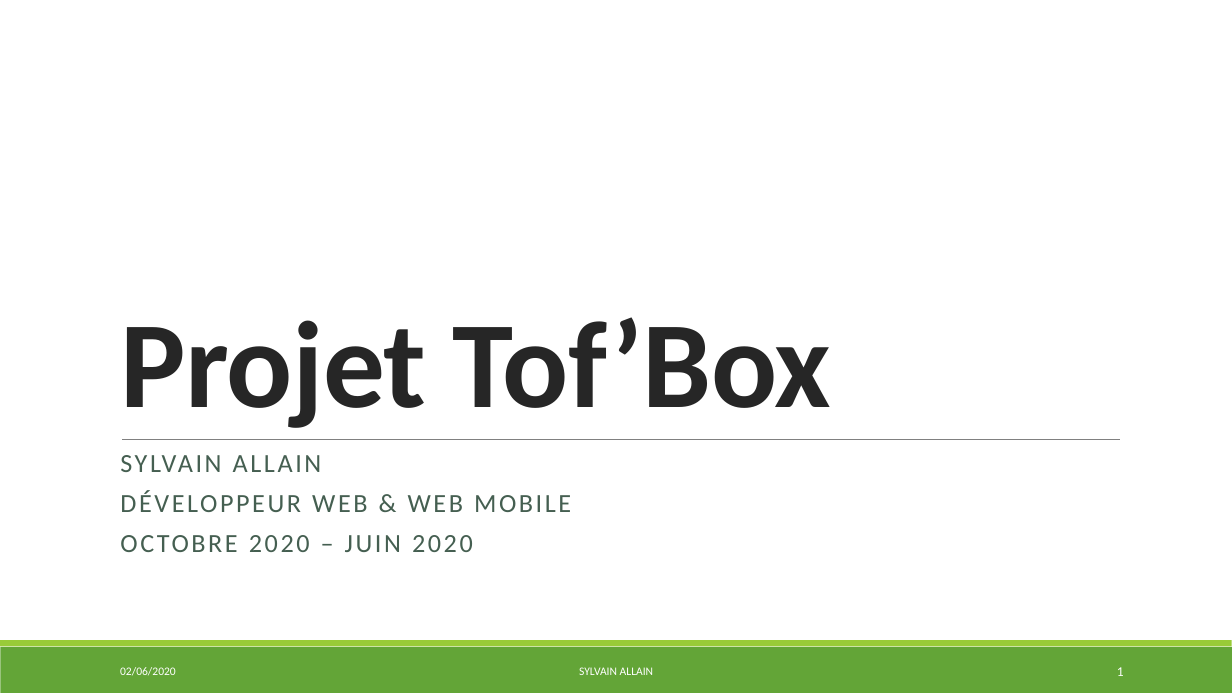
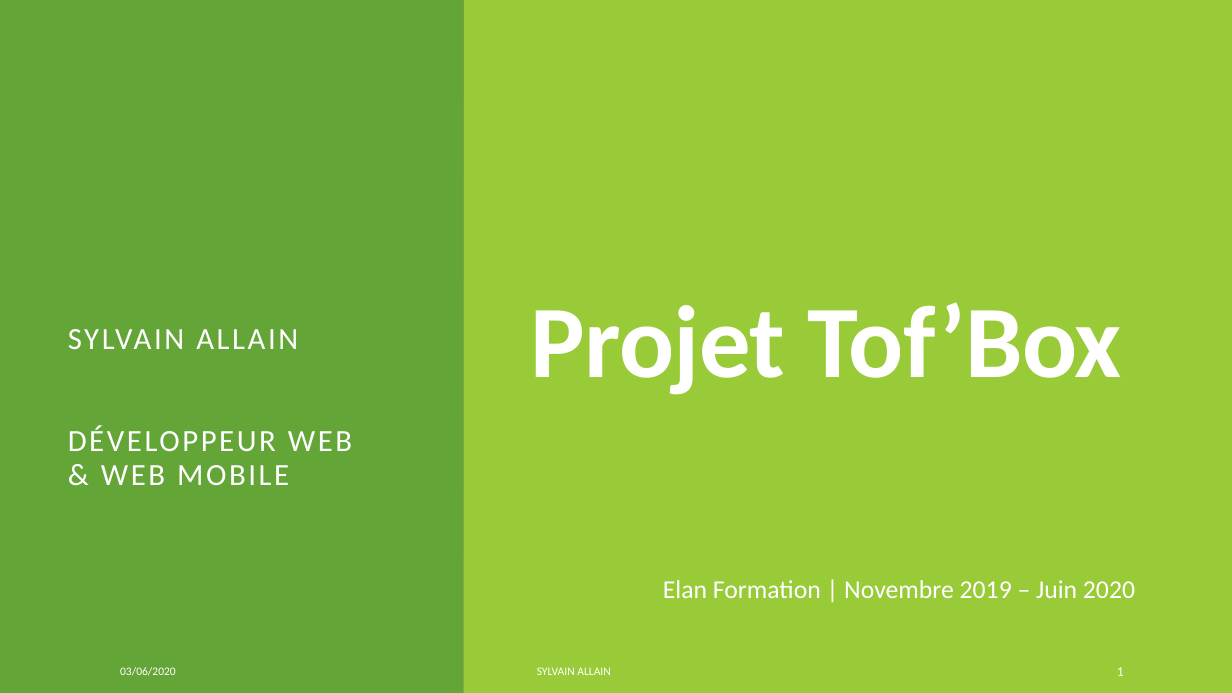
Before and after one commit to S2LF/ProjetPro, a slide deck: slide 1 of ProjetTof’Box.pptx. Drawn at 1232x693 pixels with LibreOffice and Linux fonts; fonts in the diff are those of the drawing. Boxes give left, top, right and bottom in pixels: in the first picture for what was removed or moved away, otherwise in the second. Text is boxed around its words. In the diff, an @@ line names an element or a change of style, - is before the commit and + after.

```diff
--- a/ProjetTof’Box.pptx
+++ b/ProjetTof’Box.pptx
@@ background #FFFFFF to gradient #547060 to #3B5A49 to #30473B @@
@@ rectangle added at (0,0,1232,693), fill gradient #547060 to #3B5A49 to #30473B @@
@@ rectangle added at (0,0,463,693), fill #63A537 @@
@@ rectangle added at (463,0,1232,693), fill #99CB38 @@
@@ subtitle "SYLVAIN ALLAIN": place and size @@
-subtitle "SYLVAIN ALLAIN" at (120,455,473,552)
+subtitle "SYLVAIN ALLAIN" at (68,329,352,485)
@@ subtitle "SYLVAIN ALLAIN" at (68,329,352,485): size 20.4 to 24 pt, text colour #455F51 to #FFFFFF; line spacing 0.7 to 0.9; vertical alignment top to middle @@
@@ title "Projet Tof’Box": place and size @@
-title "Projet Tof’Box" at (120,317,831,428)
+title "Projet Tof’Box" at (531,302,1122,395)
@@ title "Projet Tof’Box" at (531,302,1122,395): size 96 to 80 pt, text colour #262626 to #FFFFFF; vertical alignment bottom to middle @@
@@ line (122, 439) - (1120, 439): stroke #808080 0.5 pt to #FFFFFF 0.5 pt @@
@@ subtitle at (249,535,473,552): paragraph removed @@
-OCTOBRE 2020 – JUIN 2020
@@ text added at (663,580,1135,598), 20 pt, text #FFFFFF @@
+Elan Formation | Novembre 2019 – Juin 2020
@@ text "SYLVAIN ALLAIN": place and size @@
-text "SYLVAIN ALLAIN" at (579,667,653,675)
+text "SYLVAIN ALLAIN" at (537,667,610,675)
@@ text "SYLVAIN ALLAIN" at (537,667,610,675): alignment centre to left; more space between paragraphs @@
@@ page number at (1117,667,1124,676): more space between paragraphs @@
```
Also in this commit, not shown: 15 other slides changed, 14 slides added, 1 other file.
